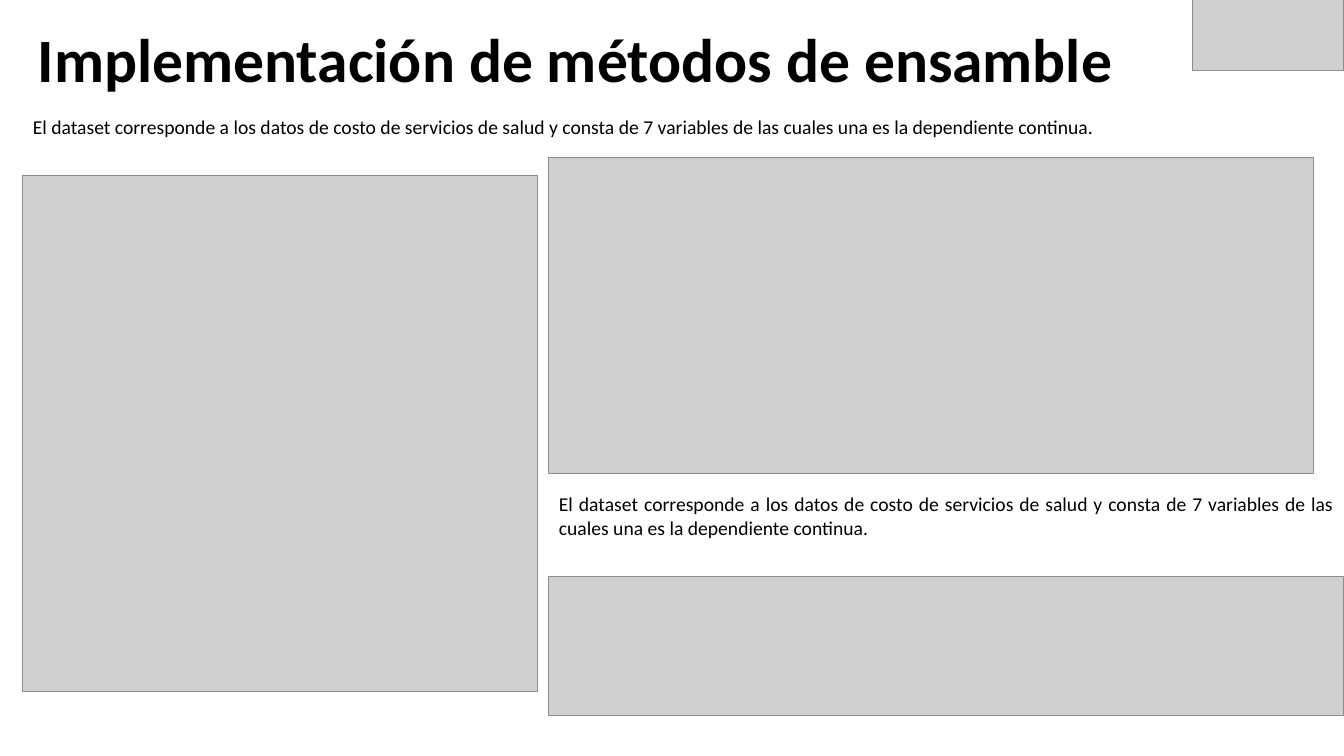
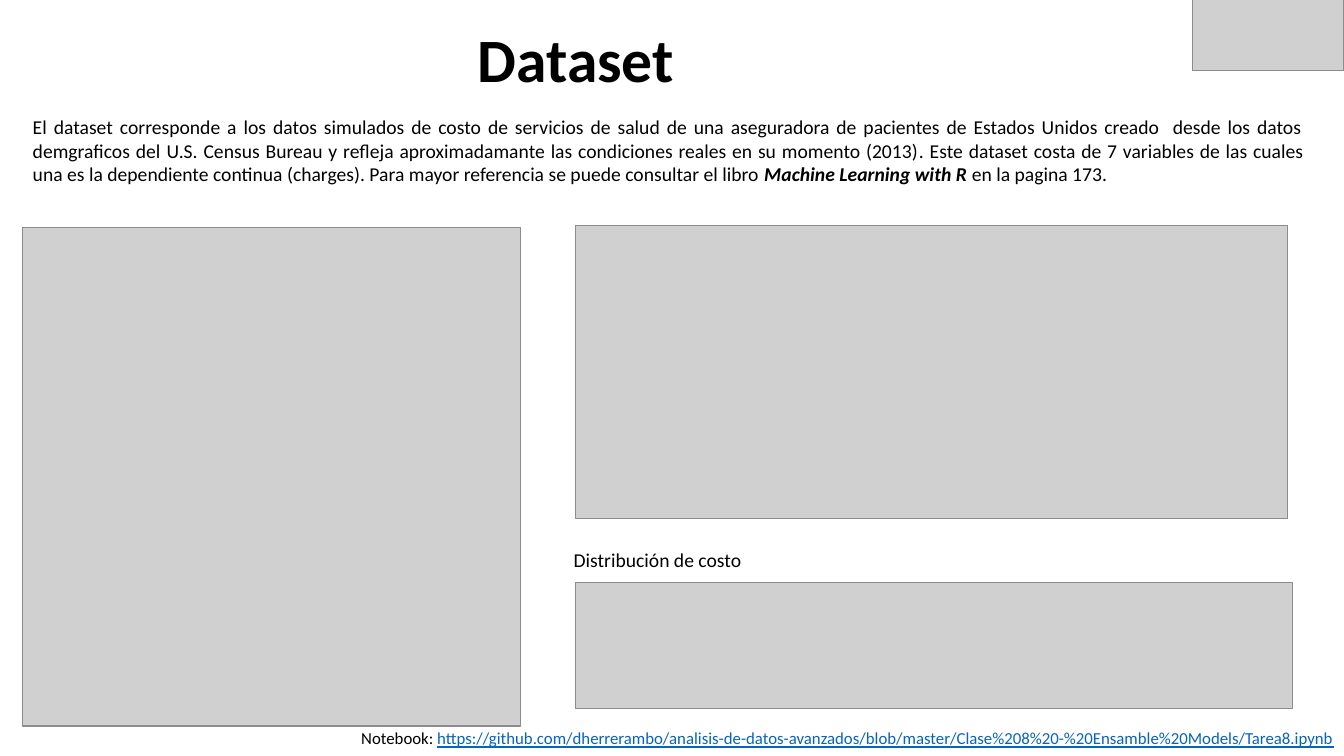
Before and after one commit to dherrerambo/analisis-de-datos-avanzados, a slide deck: slide 2 of Clase 8 - Ensamble Models/Tarea 8 - presentacion.pptx. Drawn at 1344x756 pixels with LibreOffice and Linux fonts; fonts in the diff are those of the drawing; grey boxes stand for pictures. Boxes give left, top, right and bottom in pixels: in the first picture for what was removed or moved away, otherwise in the second. Text is boxed around its words. In the diff, an @@ line names an element or a change of style, - is before the commit and + after.

Commit message:
presentacion

```diff
--- a/Clase 8 - Ensamble Models/Tarea 8 - presentacion.pptx
+++ b/Clase 8 - Ensamble Models/Tarea 8 - presentacion.pptx
@@ title at (478,42,674,83): text changed @@
-Implementación de métodos de ensamble
+Dataset
@@ text at (33,120,1303,185): text changed @@
-El dataset corresponde a los datos de costo de servicios de salud y consta de 7 variables de las cuales una es la dependiente continua.
+El dataset corresponde a los datos simulados de costo de servicios de salud de una aseguradora de pacientes de Estados Unidos creado desde los datos demgraficos del U.S. Census Bureau y refleja aproximadamante las condiciones reales en su momento (2013). Este dataset costa de 7 variables de las cuales una es la dependiente continua (charges). Para mayor referencia se puede consultar el libro Machine Learning with R en la pagina 173.
@@ picture: place and size @@
-picture at (23,175,538,692)
+picture at (23,228,521,727)
@@ picture: place and size @@
-picture at (549,158,1314,474)
+picture at (576,225,1288,518)
@@ text at (574,553,741,567): text changed @@
-El dataset corresponde a los datos de costo de servicios de salud y consta de 7 variables de las cuales una es la dependiente continua.
+Distribución de costo
@@ picture: place and size @@
-picture at (549,577,1344,716)
+picture at (576,583,1293,709)
@@ text added at (361,732,1332,748), 12 pt, text #0563C1, underline @@
+Notebook: https://github.com/dherrerambo/analisis-de-datos-avanzados/blob/master/Clase%208%20-%20Ensamble%20Models/Tarea8.ipynb
```
Also in this commit, not shown: 1 slide added, 1 other file.
